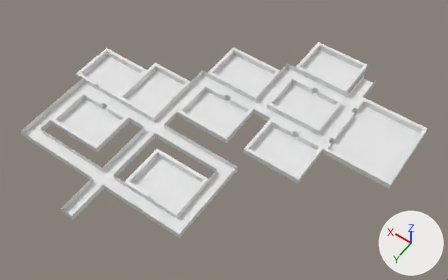
The glTF model assets/Models/LevelSets/Set1/FloorLayout1.glb as it was, and as the next commit left it.
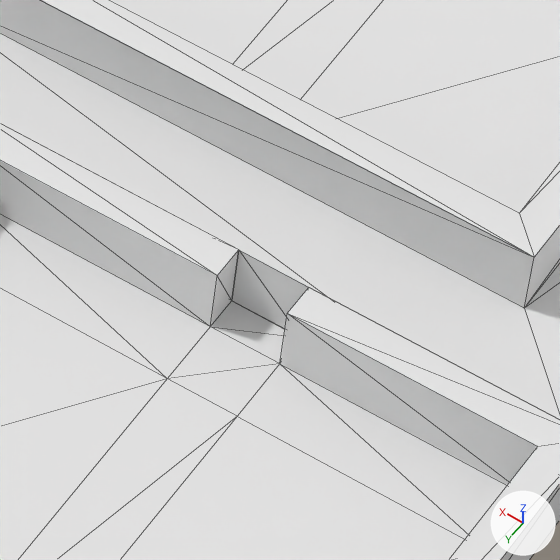
The first picture shows the older version from a 50 mm camera at (-39.01, 135.37, 141.47) aimed at (25.78, 44.66, -1.07). The close-ups show both versions on the part from 61% to 72% of the width and 39% to 56% of the height of that picture; other places that the commit changed are outside them. Lighting does not change. The marker at lower right points along +X, +Y and +Z. The close-ups show mesh edges as thin lines. Where no turn or scale is listed for an object, it has been applied to the vertices. Vertices at the same position are counted once.

The first close-up shows 'Floor', 'Room_B1_Floor', 'Room_B1_Wall', 'Room_D1_Floor', 'Room_D1_Wall', 'Room_D1_WallHole', 'Walls_Overall'.
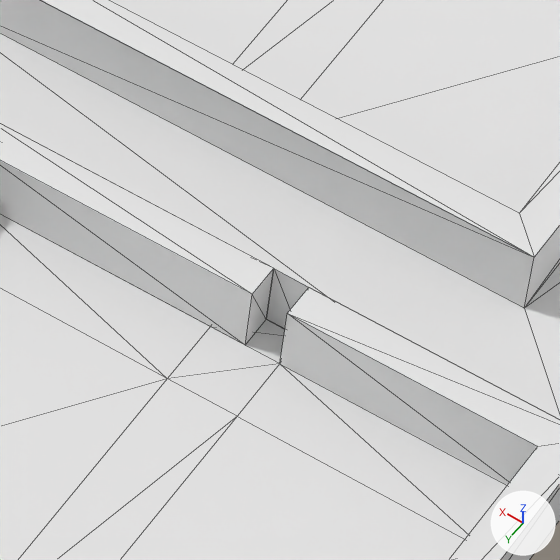
Boxes [x1, y1, x2, y2] around the edits, measured in the close-ups (560 x 560 px; the box of a moved part takes in the faces that stretch with it):
'Room_D1_WallHole', reshaped (44% narrower, 24% shorter): before [232, 250, 308, 329]; after [266, 269, 308, 329]
part 1 of me_plane_019, moved or reshaped: before [0, 124, 239, 326]; after [0, 124, 274, 345]

What changed in the scene script:
```text
Change me_plane_019:
    where me_plane_019.from_pydata(...)  # 24 vertices, 30 faces; spans x -9.0..9.0, y -2.0..12.0, z 0.0..2.0
    used by ob_room_d1_wall; location = (9.0, 34.0, 0.0)
    before: 1 (1.0, -1.0, 0.0) at pixel (210, 326), 3 (1.0, -2.0, 0.0) at pixel (231, 300), 9 (1.0, -1.0, 2.0) at pixel (217, 275), 11 (1.0, -2.0, 2.0) at pixel (238, 249)
    me_plane_019 part 1
    add for i in [1, 3, 9, 11]: me_plane_019.vertices[i].co += Vector((-1.0, 0.0, 0.0))
Change me_plane_018:
    where me_plane_018.from_pydata(...)  # 4 vertices, 2 faces; spans x -1.0..1.0, y 0.0, z 0.0..2.0
    used by ob_room_d1_wallhole; location = (9.0, 32.0, 0.0)
    me_plane_018 part 2
    me_plane_018.vertices[0].co: (1.0, 0.0, 2.0) -> (0.0, 0.0, 2.0)  # pixel (238, 249) -> pixel (273, 268)
    me_plane_018.vertices[1].co: (1.0, 0.0, 0.0) -> (0.0, 0.0, 0.0)  # pixel (231, 300) -> pixel (266, 319)
```
